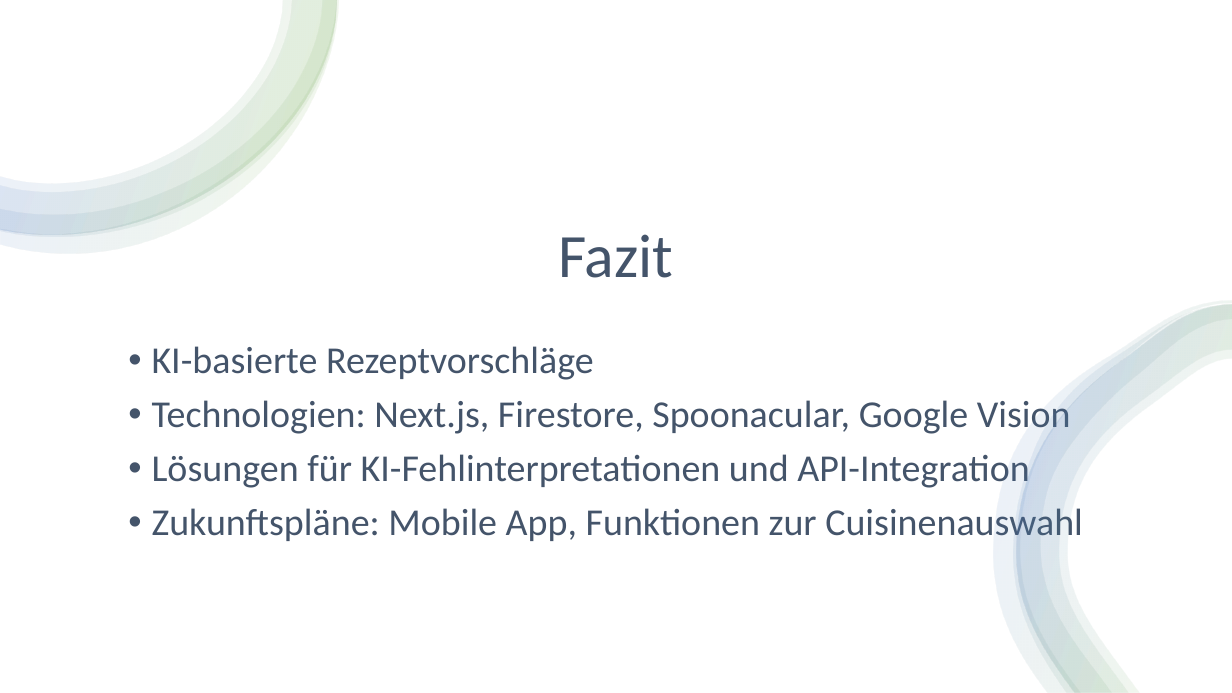
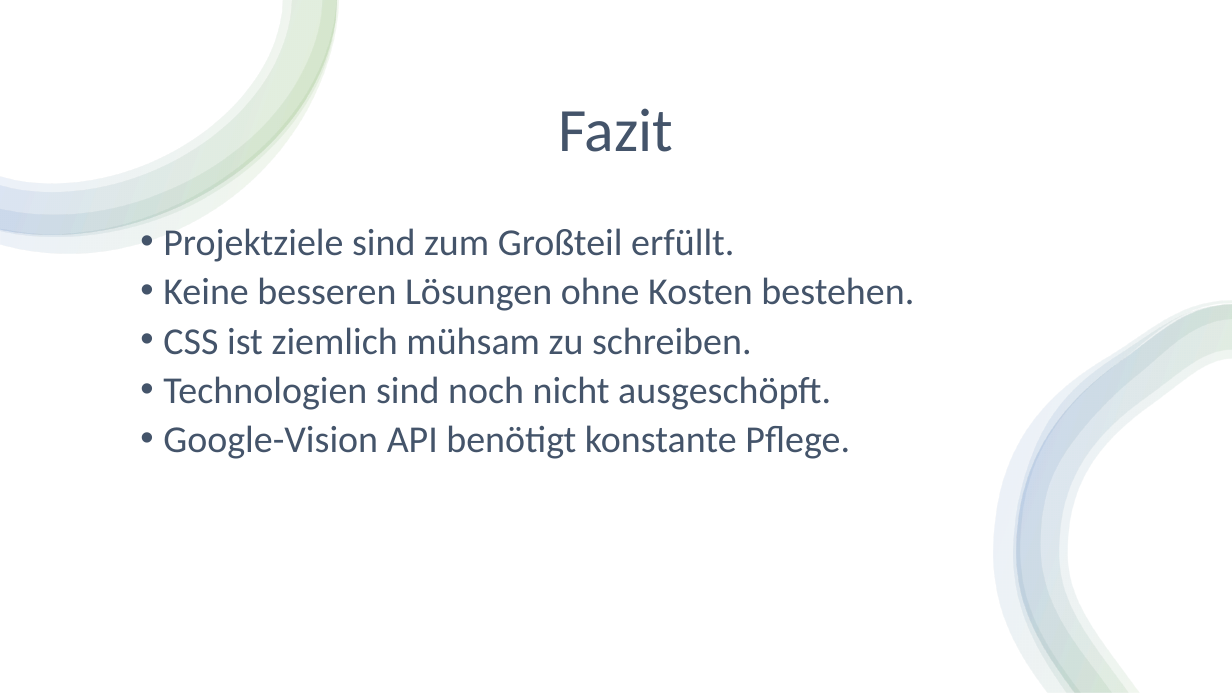
Before and after one commit to Michael-Blessing/FridgeMinder, a slide deck: slide 12 of PM/11-Abschlusspraesentation_Unterrichtsprojekt_FridgeMinder.pptx (slide 10 before the commit). Drawn at 1232x693 pixels with LibreOffice and Linux fonts; fonts in the diff are those of the drawing. Boxes give left, top, right and bottom in pixels: in the first picture for what was removed or moved away, otherwise in the second. Text is boxed around its words. In the diff, an @@ line names an element or a change of style, - is before the commit and + after.

```diff
--- a/PM/11-Abschlusspraesentation_Unterrichtsprojekt_FridgeMinder.pptx
+++ b/PM/11-Abschlusspraesentation_Unterrichtsprojekt_FridgeMinder.pptx
@@ title "Fazit": place and size @@
-title "Fazit" at box(558, 234, 673, 278)
+title "Fazit" at box(558, 108, 673, 152)
@@ text at box(163, 228, 914, 459): text changed @@
-• KI-basierte Rezeptvorschläge
-• Technologien: Next.js, Firestore, Spoonacular, Google Vision
-• Lösungen für KI-Fehlinterpretationen und API-Integration
-• Zukunftspläne: Mobile App, Funktionen zur Cuisinenauswahl
+• Projektziele sind zum Großteil erfüllt.
+• Keine besseren Lösungen ohne Kosten bestehen.
+• CSS ist ziemlich mühsam zu schreiben.
+• Technologien sind noch nicht ausgeschöpft.
+• Google-Vision API benötigt konstante Pflege.
```
Also in this commit, not shown: 3 other slides changed, 4 slides added, 1 slide removed, 1 other file.
